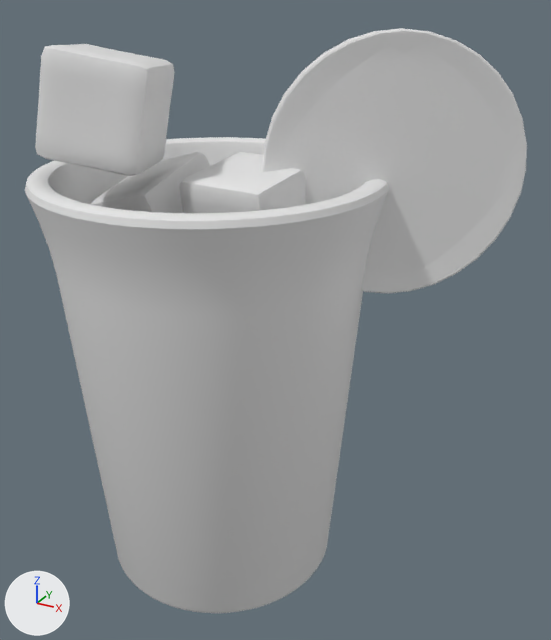
The OBJ model public/assets/drink-baked/blog0069.obj: old version first, new version second.
Camera for both pictures: a camera (50 mm lens) standing at (3.42, -5.13, 5.07) and looking at (0.54, 0.1, 2.46). Lighting does not change. The marker at lower left points along +X, +Y and +Z. The picture after the commit comes second. Where no turn or scale is listed for an object, it has been applied to the vertices.

The scene before the commit, as lines of its bpy script (objects in view):
```python
me_circle_001 = bpy.data.meshes.new('Circle.001')
me_circle_001.from_pydata(...)  # 834 vertices, 832 faces; spans x 0.5..2.3, y -0.15..0.97, z 2.77..4.78
me_cube = bpy.data.meshes.new('Cube')
me_cube.from_pydata(...)  # 386 vertices, 384 faces; spans x -0.642..0.633, y -0.635..0.614, z 1.798..2.879
me_cube_001 = bpy.data.meshes.new('Cube.001')
me_cube_001.from_pydata(...)  # 386 vertices, 384 faces; spans x -0.998..0.03, y -0.512..0.531, z 2.68..3.781
me_cube_002 = bpy.data.meshes.new('Cube.002')
me_cube_002.from_pydata(...)  # 386 vertices, 384 faces; spans x -0.014..0.884, y -0.545..0.411, z 2.931..3.826
me_cube_003 = bpy.data.meshes.new('Cube.003')
me_cube_003.from_pydata(...)  # 386 vertices, 384 faces; spans x -1.107..-0.032, y -1.051..0.002, z 3.743..4.681
me_cylinder = bpy.data.meshes.new('Cylinder')
me_cylinder.from_pydata(...)  # 960 vertices, 898 faces; spans x -1.44..1.44, y -1.44..1.44, z 0.0..3.71
me_plane = bpy.data.meshes.new('Plane')
me_plane.from_pydata(...)  # 250 vertices, 72 faces; spans x -1.31..1.31, y -1.3..1.3, z 3.01..3.15
ob_circle_001 = bpy.data.objects.new('Circle.001', me_circle_001)
ob_circle_001.location = (0.0, 0.0, 0.0)
ob_cube = bpy.data.objects.new('Cube', me_cube)
ob_cube.location = (0.0, 0.0, 0.0)
ob_cube_001 = bpy.data.objects.new('Cube.001', me_cube_001)
ob_cube_001.location = (0.0, 0.0, 0.0)
ob_cube_002 = bpy.data.objects.new('Cube.002', me_cube_002)
ob_cube_002.location = (0.0, 0.0, 0.0)
ob_cube_003 = bpy.data.objects.new('Cube.003', me_cube_003)
ob_cube_003.location = (0.0, 0.0, 0.0)
ob_cylinder = bpy.data.objects.new('Cylinder', me_cylinder)
ob_cylinder.location = (0.0, 0.0, 0.0)
ob_plane = bpy.data.objects.new('Plane', me_plane)
ob_plane.location = (0.0, 0.0, 0.0)
```
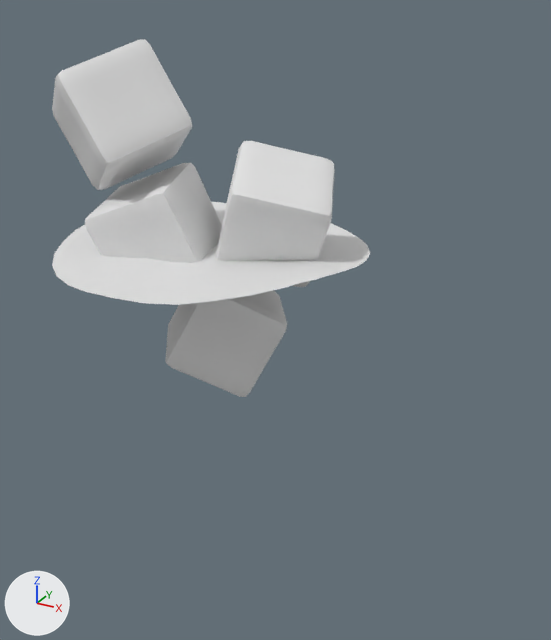
What differs and where, as boxes [x1, y1, x2, y2] in the pictures (551 x 640 px; the box of a moved part takes in the faces that stretch with it):
'Cylinder', deleted
    before: [25, 137, 389, 613]
'Circle.001', deleted
    before: [262, 28, 527, 294]
'Cube.003', reshaped (14% taller)
    before: [35, 44, 175, 176]
    after: [52, 39, 192, 190]
'Cube.002', reshaped
    before: [180, 152, 305, 213]
    after: [216, 141, 335, 287]
'Cube.001', reshaped
    before: [91, 152, 210, 213]
    after: [85, 163, 222, 263]
part 1 of me_cube, moved or reshaped (not visible before)
    after: [166, 291, 287, 397]
part 5 of me_plane, moved or reshaped (not visible before)
    after: [52, 201, 370, 305]

What the commit changed:
me_cube is used by ob_cube; location (0.0, 0.0, 0.0).
me_cube had 386 vertices, 384 faces and spanned x -0.642..0.633, y -0.635..0.614, z 1.798..2.879.
me_cube now has 386 vertices, 384 faces and spans x -0.562..0.686, y -0.547..0.636, z 1.783..2.821.
me_cube part 1: the whole mesh is multiplied about its middle by the matrix ((-0.939, -0.309, 0.15), (0.022, 0.38, 0.925), (-0.343, 0.872, -0.35)), then moved by (0.066, 0.055, -0.036).
me_cube_001 is used by ob_cube_001; location (0.0, 0.0, 0.0).
me_cube_001 had 386 vertices, 384 faces and spanned x -0.998..0.03, y -0.512..0.531, z 2.68..3.781.
me_cube_001 now has 386 vertices, 384 faces and spans x -1.007..0.119, y -0.669..0.382, z 2.635..3.691.
me_cube_001 part 2: the whole mesh is multiplied about its middle by the matrix ((0.919, -0.37, -0.135), (0.389, 0.909, 0.15), (0.068, -0.19, 0.979)), then moved by (0.04, -0.153, -0.068).
me_cube_002 is used by ob_cube_002; location (0.0, 0.0, 0.0).
me_cube_002 had 386 vertices, 384 faces and spanned x -0.014..0.884, y -0.545..0.411, z 2.931..3.826.
me_cube_002 now has 386 vertices, 384 faces and spans x -0.093..1.084, y -0.394..0.756, z 2.802..3.909.
me_cube_002 part 3: the whole mesh is multiplied about its middle by the matrix ((0.238, -0.936, 0.26), (-0.245, -0.317, -0.916), (0.94, 0.154, -0.304)), then moved by (0.06, 0.248, -0.024).
me_cube_003 is used by ob_cube_003; location (0.0, 0.0, 0.0).
me_cube_003 had 386 vertices, 384 faces and spanned x -1.107..-0.032, y -1.051..0.002, z 3.743..4.681.
me_cube_003 now has 386 vertices, 384 faces and spans x -1.355..-0.084, y -0.74..0.338, z 3.491..4.682.
me_cube_003 part 4: the whole mesh is multiplied about its middle by the matrix ((0.607, -0.515, -0.605), (0.551, 0.821, -0.146), (0.572, -0.245, 0.783)), then moved by (-0.15, 0.324, -0.125).
me_plane is used by ob_plane; location (0.0, 0.0, 0.0).
me_plane had 250 vertices, 72 faces and spanned x -1.31..1.31, y -1.3..1.3, z 3.01..3.15.
me_plane now has 216 vertices, 159 faces and spans x -1.31..1.31, y -1.31..1.31, z 3.01..3.15.
me_plane part 5: 4 vertices moved within x -1.06..1.06, y -1.21..1.21, z 3.06..3.13; 198 vertices removed from x -1.31..1.31, y -1.3..1.3, z 3.01..3.15; 164 vertices added at x -1.29..1.29, y -1.31..1.31, z 3.01..3.15.
Object 'Circle.001' (ob_circle_001) is deleted.
Object 'Cylinder' (ob_cylinder) is deleted.
